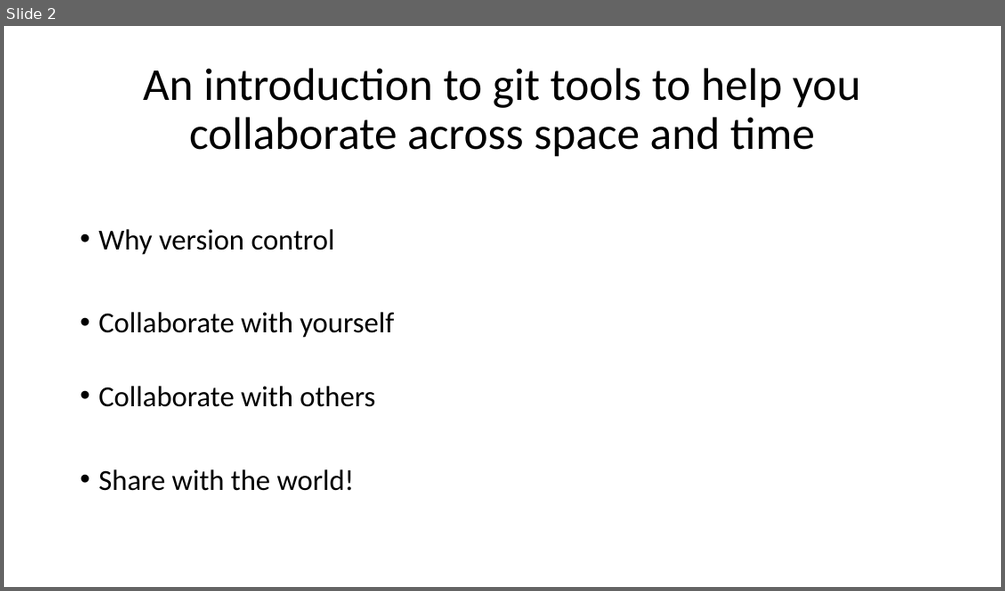
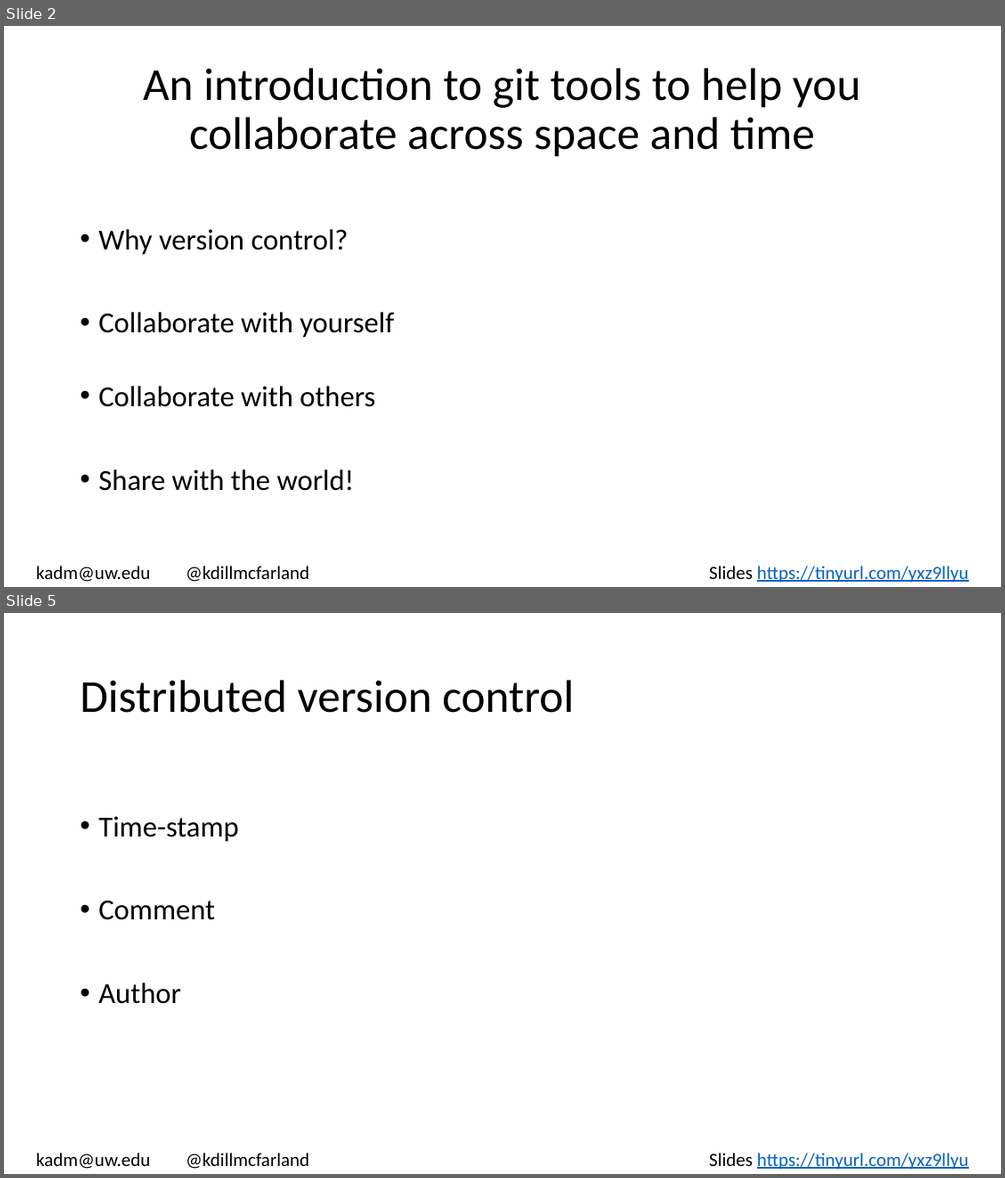
Before and after one commit to hawn-lab/workshops_UW_Seattle, a slide deck: 2021.01.14_git/2020.01.14_git.pptx. Shown one above the other, each under a label of ours: slide 2 before the commit, slides 2 and 5 after it; the slides between them are not shown. The pictures are 1005x591 and 1005x1178 pixels, drawn with LibreOffice and Linux fonts; fonts in the diff are those of the drawing. Boxes give left, top, right and bottom in pixels: in the first picture for what was removed or moved away, otherwise in the second. Text is boxed around its words. In the diff, an @@ line names an element or a change of style, - is before the commit and + after.

```diff
--- a/2021.01.14_git/2020.01.14_git.pptx
+++ b/2021.01.14_git/2020.01.14_git.pptx
@@ slide 5 added at [4, 613, 1001, 1174], background #FFFFFF @@
@@ title added at [80, 680, 574, 713], 44 pt, text #000000 @@
+Distributed version control
@@ text added at [98, 816, 238, 1004], 28 pt, text #000000 @@
+• Time-stamp
+• Comment
+• Author
@@ text added at [36, 1152, 969, 1169], 18 pt, text #000000 @@
+kadm@uw.edu @kdillmcfarland Slides https://tinyurl.com/yxz9llyu
@@ slide 2 changed as well @@
@@ text at [98, 229, 348, 255]: text changed @@
-• Why version control
+• Why version control?
@@ text added at [36, 565, 969, 582], 18 pt, text #000000 @@
+kadm@uw.edu @kdillmcfarland Slides https://tinyurl.com/yxz9llyu
```
Also in this commit, not shown: 1 other slide changed, 7 other slides added, 1 slide removed.
